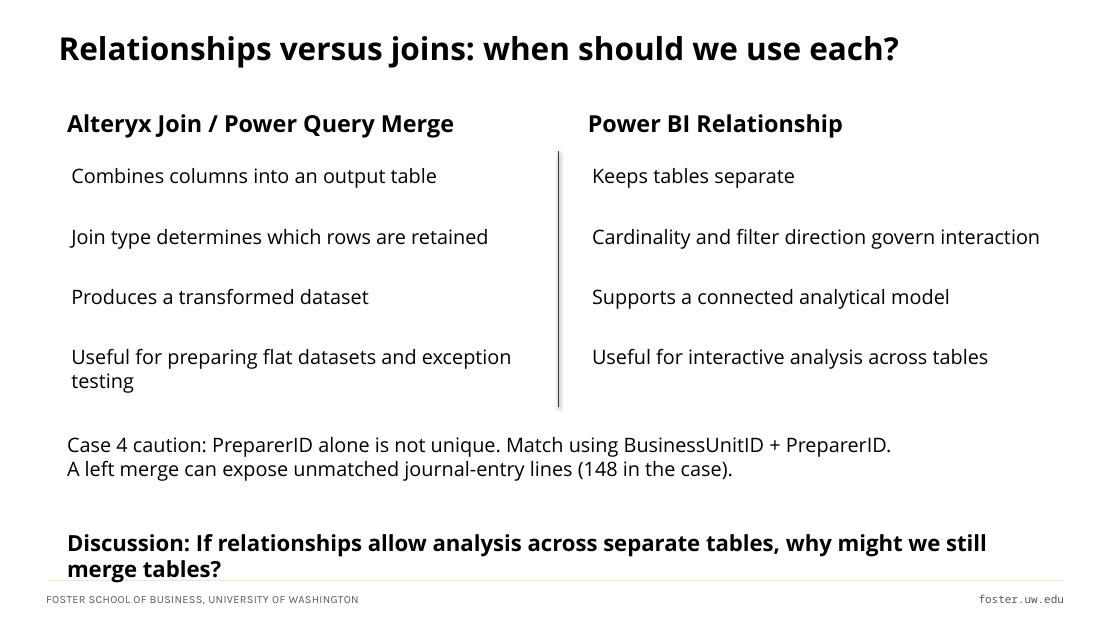
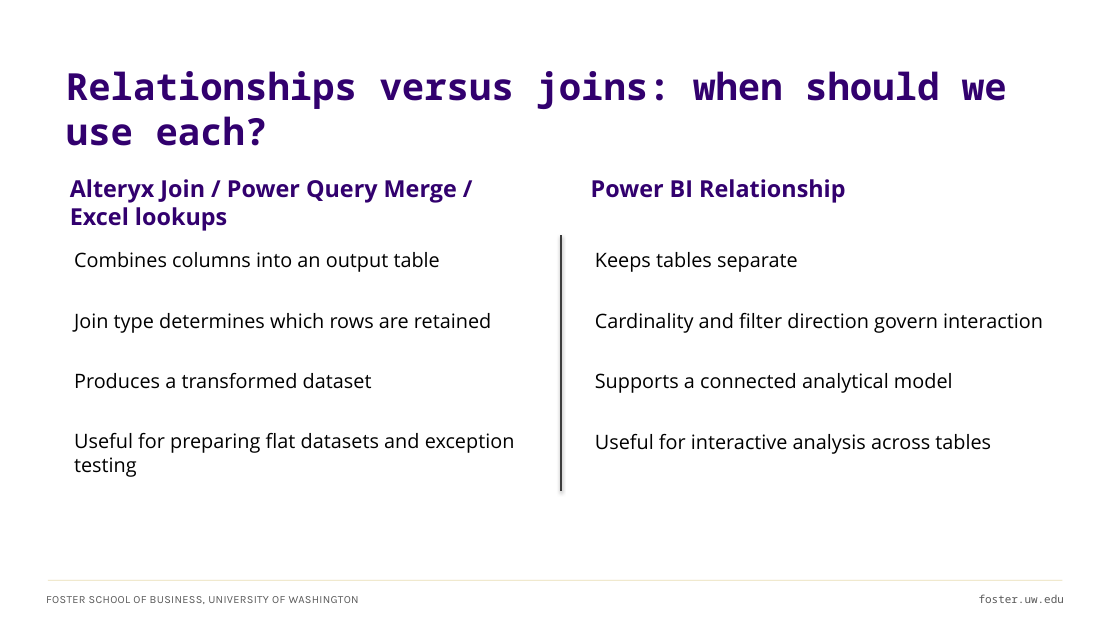
Before and after one commit to ashercurtis/slides.io, a slide deck: slide 15 of ACCTG522/ACCTG522Class04_2026.pptx. Drawn at 1120x630 pixels with LibreOffice and Linux fonts; fonts in the diff are those of the drawing. Boxes give left, top, right and bottom in pixels: in the first picture for what was removed or moved away, otherwise in the second. Text is boxed around its words. In the diff, an @@ line names an element or a change of style, - is before the commit and + after.

```diff
--- a/ACCTG522/ACCTG522Class04_2026.pptx
+++ b/ACCTG522/ACCTG522Class04_2026.pptx
@@ title "Relationships versus joins: when should ..." moved from (x1=59, y1=36, x2=899, y2=68) to (x1=66, y1=71, x2=1007, y2=146) @@
@@ title "Relationships versus joins: when should ..." at (x1=66, y1=71, x2=1007, y2=146): size 27 to 32 pt, font Open Sans to Noto Sans Mono, text colour #000000 to #32006E @@
@@ text at (x1=70, y1=179, x2=457, y2=231): text changed; text colour #000000 to #32006E @@
-Alteryx Join / Power Query Merge
+Alteryx Join / Power Query Merge / Excel lookups
@@ text "Power BI Relationship" moved from (x1=588, y1=114, x2=842, y2=138) to (x1=591, y1=179, x2=845, y2=203) @@
@@ text "Power BI Relationship" at (x1=591, y1=179, x2=845, y2=203): text colour #000000 to #32006E @@
@@ line moved from (559, 151) - (559, 408) to (561, 235) - (561, 492) @@
@@ text "Combines columns into an output ..." moved from (x1=71, y1=168, x2=437, y2=188) to (x1=74, y1=252, x2=440, y2=272) @@
@@ text "Keeps tables separate" moved from (x1=592, y1=168, x2=795, y2=188) to (x1=595, y1=252, x2=798, y2=272) @@
@@ text "Join type determines which rows ..." moved from (x1=71, y1=229, x2=488, y2=249) to (x1=74, y1=313, x2=491, y2=333) @@
@@ text "Cardinality and filter direction govern ..." moved from (x1=592, y1=229, x2=1040, y2=249) to (x1=595, y1=313, x2=1043, y2=333) @@
@@ text "Produces a transformed dataset" moved from (x1=71, y1=289, x2=369, y2=305) to (x1=74, y1=373, x2=372, y2=389) @@
@@ text "Supports a connected analytical model" moved from (x1=592, y1=289, x2=950, y2=309) to (x1=595, y1=373, x2=953, y2=393) @@
@@ text "Useful for preparing flat datasets ..." moved from (x1=71, y1=349, x2=512, y2=393) to (x1=74, y1=433, x2=515, y2=477) @@
@@ text removed at (x1=67, y1=437, x2=892, y2=481) @@
-Case 4 caution: PreparerID alone is not unique. Match using BusinessUnitID + PreparerID.
-A left merge can expose unmatched journal-entry lines (148 in the case).
@@ text "Useful for interactive analysis across ..." moved from (x1=592, y1=349, x2=989, y2=369) to (x1=595, y1=434, x2=991, y2=454) @@
@@ text removed at (x1=67, y1=534, x2=987, y2=583) @@
-Discussion: If relationships allow analysis across separate tables, why might we still merge tables?
```
Also in this commit, not shown: 2 other slides changed, 3 slides added, 1 slide removed.
